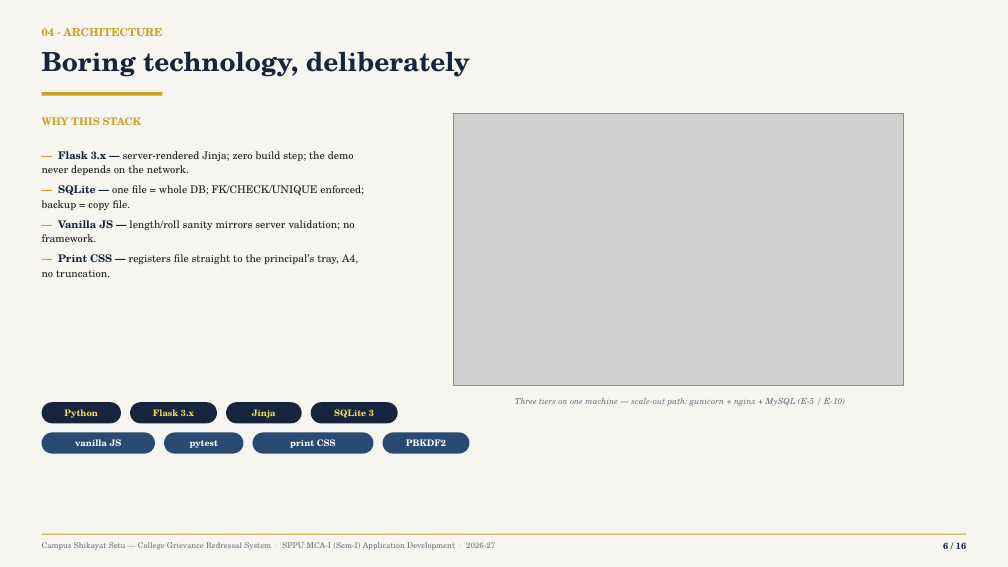
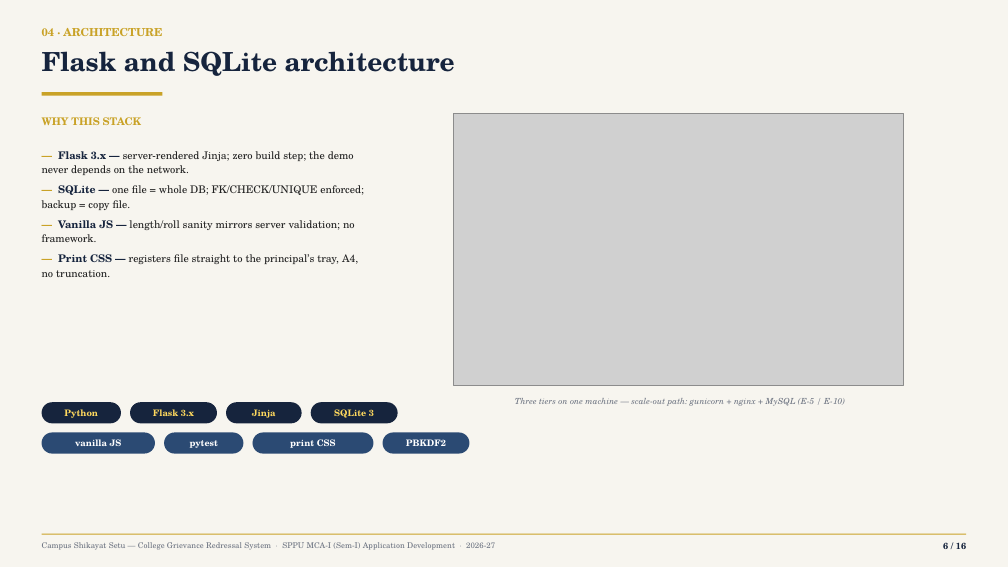
Before and after one commit to Yashwant-git392/Yashwant-git392, a slide deck: slide 6 of shikayat-setu/presentation/CampusShikayatSetu_MCA-Mini-Project_Review.pptx. Drawn at 1008x567 pixels with LibreOffice and Linux fonts; fonts in the diff are those of the drawing; grey boxes stand for pictures. Boxes give left, top, right and bottom in pixels: in the first picture for what was removed or moved away, otherwise in the second. Text is boxed around its words. In the diff, an @@ line names an element or a change of style, - is before the commit and + after.

```diff
--- a/shikayat-setu/presentation/CampusShikayatSetu_MCA-Mini-Project_Review.pptx
+++ b/shikayat-setu/presentation/CampusShikayatSetu_MCA-Mini-Project_Review.pptx
@@ text at box(42, 51, 455, 76): text changed @@
-Boring technology, deliberately
+Flask and SQLite architecture
```
Also in this commit, not shown: 7 other slides changed, 10 other files.
